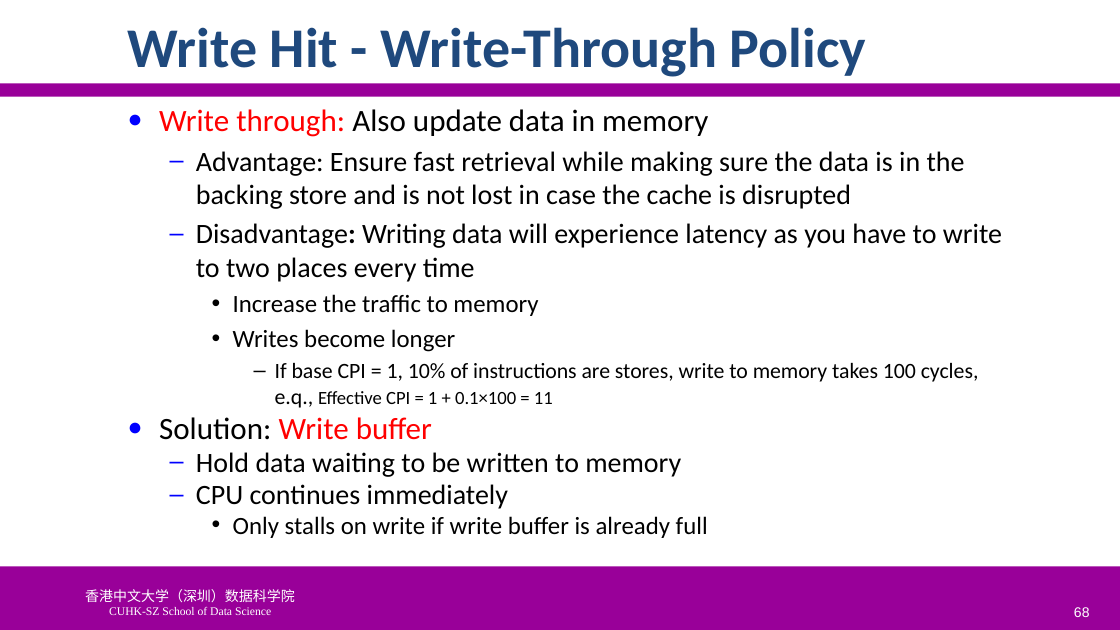
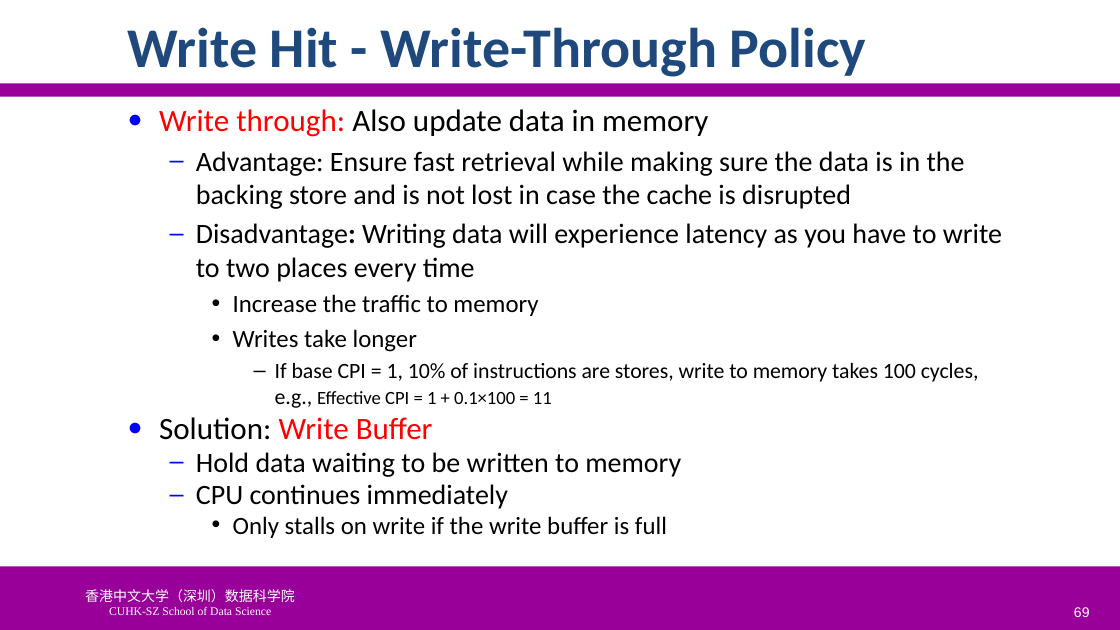
Before and after one commit to SUNCHAOYI923/CMU_CSAPP, a slide deck: slide 69 of slide/CA3060-6-MemHierarchy.pptx (slide 68 before the commit). Drawn at 1120x630 pixels with LibreOffice and Linux fonts; fonts in the diff are those of the drawing; background and template pictures are left out. Boxes give left, top, right and bottom in pixels: in the first picture for what was removed or moved away, otherwise in the second. Text is boxed around its words. In the diff, an @@ line names an element or a change of style, - is before the commit and + after.

```diff
--- a/slide/CA3060-6-MemHierarchy.pptx
+++ b/slide/CA3060-6-MemHierarchy.pptx
@@ text at [159, 329, 979, 440]: text changed @@
-    • Writes become longer
-      – If base CPI = 1, 10% of instructions are stores, write to memory takes 100 cycles, e.q., Effective CPI = 1 + 0.1×100 = 11
-● Solution: Write buffer
+    • Writes take longer
+      – If base CPI = 1, 10% of instructions are stores, write to memory takes 100 cycles, e.g., Effective CPI = 1 + 0.1×100 = 11
+● Solution: Write Buffer
@@ text at [233, 516, 667, 538]: text changed @@
-    • Only stalls on write if write buffer is already full
+    • Only stalls on write if the write buffer is full
```
Also in this commit, not shown: 40 other slides changed, 5 slides added, 10 slides removed, 31 other files.
